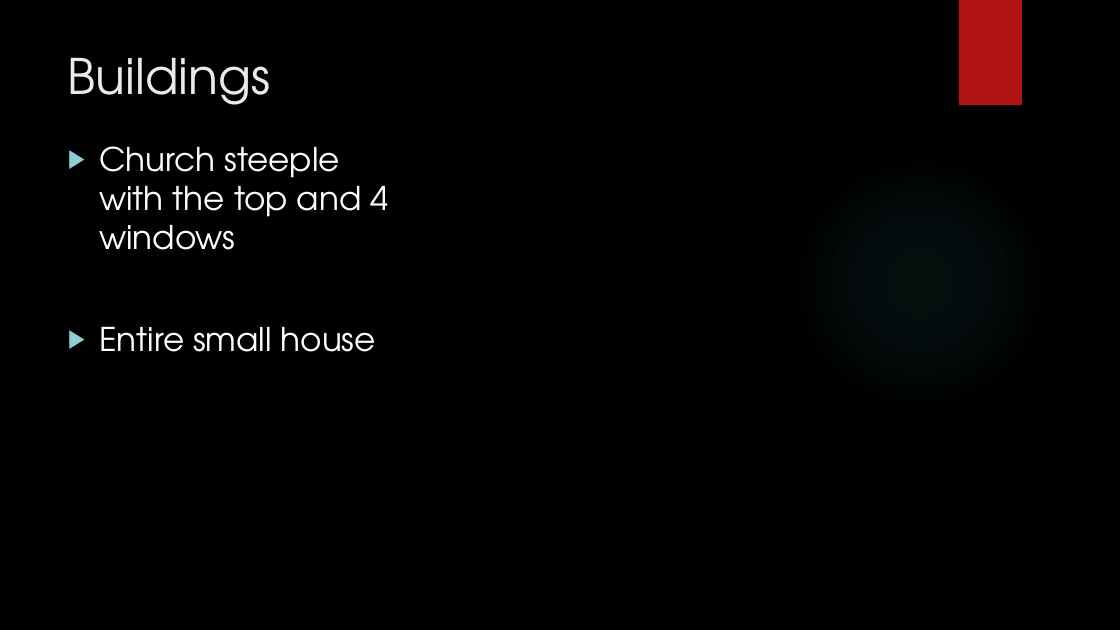
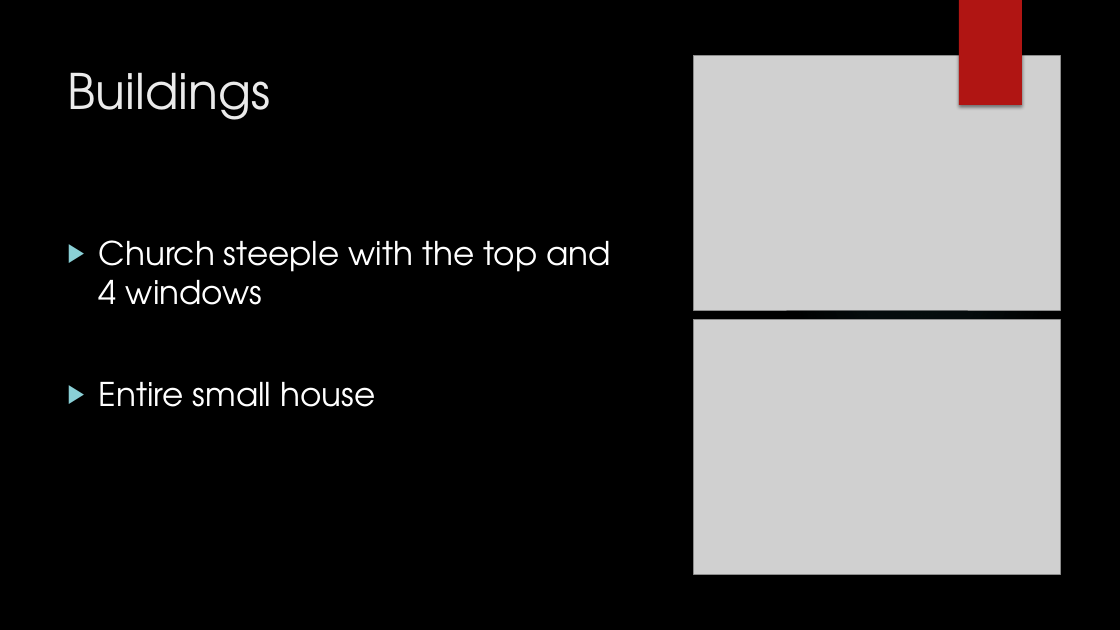
Before and after one commit to Pointer4ncfc/Dissertation, a slide deck: slide 5 of Documentation/Final Project Presentation.pptx. Drawn at 1120x630 pixels with LibreOffice and Linux fonts; fonts in the diff are those of the drawing; grey boxes stand for pictures; background and template pictures are left out. Boxes give left, top, right and bottom in pixels: in the first picture for what was removed or moved away, otherwise in the second. Text is boxed around its words. In the diff, an @@ line names an element or a change of style, - is before the commit and + after.

```diff
--- a/Documentation/Final Project Presentation.pptx
+++ b/Documentation/Final Project Presentation.pptx
@@ rectangle removed at [959,0,1022,105] @@
@@ rectangle added at [959,0,1022,105], fill #B01513 @@
@@ title "Buildings": place and size @@
-title "Buildings" at [68,57,271,105]
+title "Buildings" at [68,72,271,120]
@@ picture added at [694,56,1060,311] @@
@@ text "Church steeple with the top ..." rewrapped from [99,146,388,352] to [99,240,611,407] @@
@@ picture added at [694,320,1060,575] @@
```
Also in this commit, not shown: 6 other slides changed, 12 other files.
